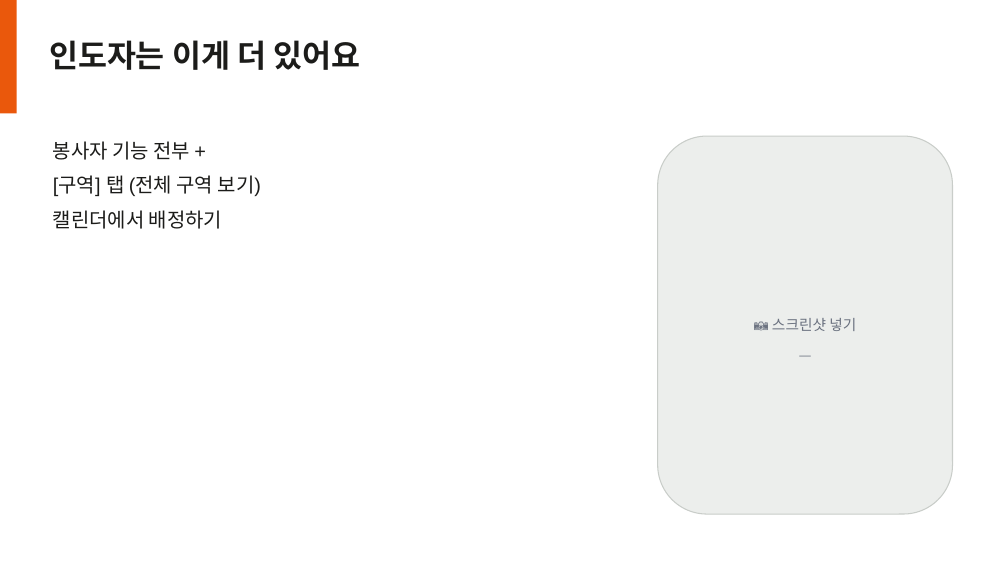
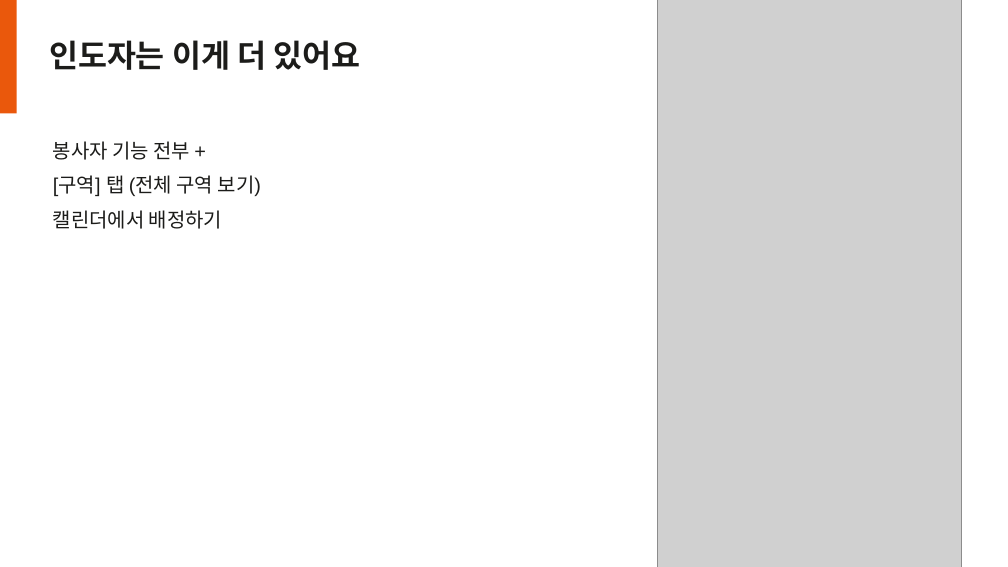
Before and after one commit to macgongming-beep/chinese-territory-app, a slide deck: slide 14 of docs/앱-사용법-봉사자-인도자.pptx. Drawn at 1008x567 pixels with LibreOffice and Linux fonts; fonts in the diff are those of the drawing; grey boxes stand for pictures. Boxes give left, top, right and bottom in pixels: in the first picture for what was removed or moved away, otherwise in the second. Text is boxed around its words. In the diff, an @@ line names an element or a change of style, - is before the commit and + after.

```diff
--- a/docs/앱-사용법-봉사자-인도자.pptx
+++ b/docs/앱-사용법-봉사자-인도자.pptx
@@ picture added at [658, 0, 961, 567] @@
@@ text removed at [772, 318, 856, 331] @@
-📷 스크린샷 넣기
```
Also in this commit, not shown: 6 other slides changed, 1 slide added, 6 other files.
